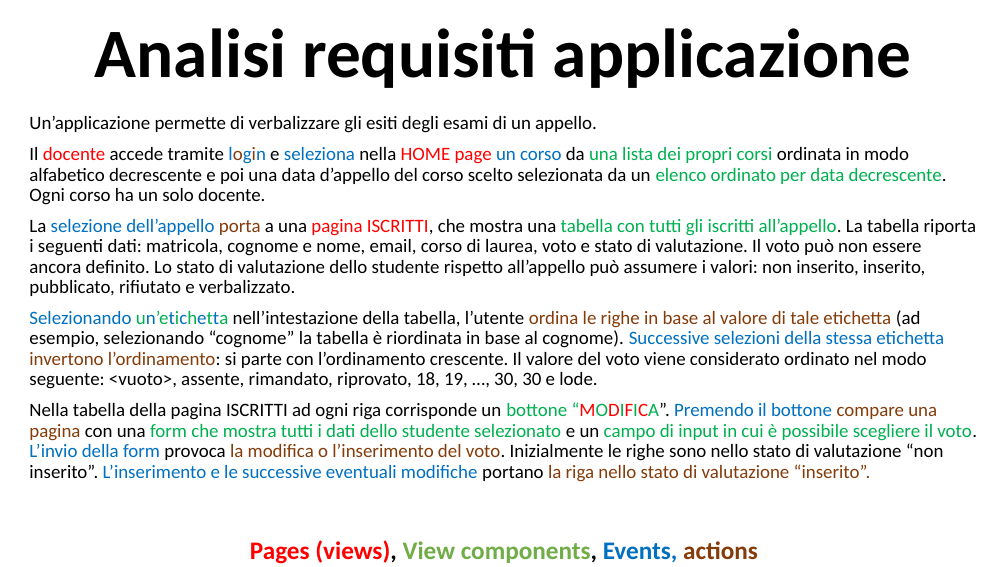
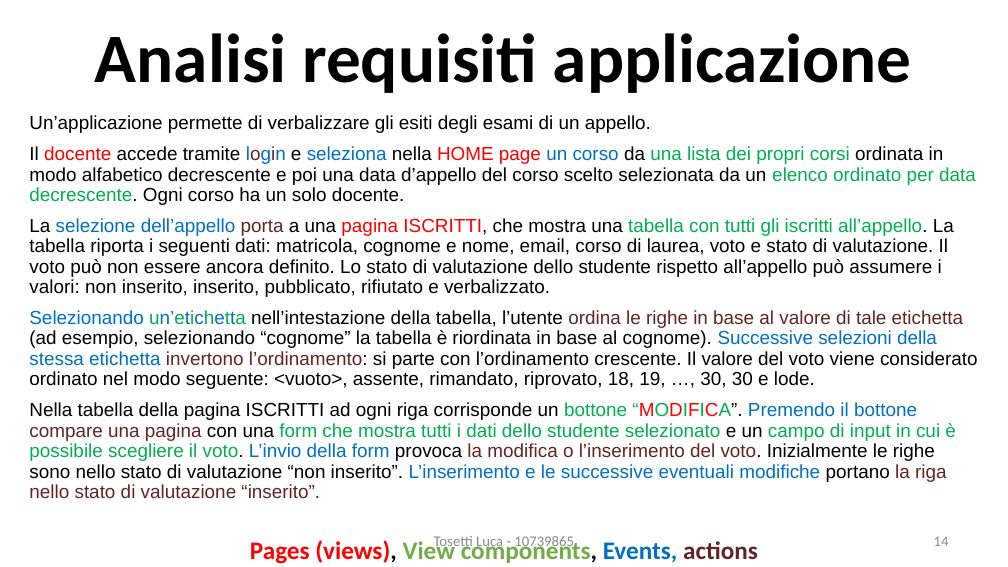
Before and after one commit to LucaTosetti01/ProgettoTIW, a slide deck: slide 14 of PresentazioneProgetto.pptx (slide 13 before the commit). Drawn at 1008x567 pixels with LibreOffice and Linux fonts; fonts in the diff are those of the drawing. Boxes give left, top, right and bottom in pixels: in the first picture for what was removed or moved away, otherwise in the second. Text is boxed around its words. In the diff, an @@ line names an element or a change of style, - is before the commit and + after.

Commit message:
Continuo documentazione
Completata la documentazione al 70%, elementi mancanti: Slide stati (?), Sequence Diagram della versione JS, ricontrollo finale

```diff
--- a/PresentazioneProgetto.pptx
+++ b/PresentazioneProgetto.pptx
@@ title "Analisi requisiti applicazione" at <box>95,33,912,93</box>: line spacing 0.9 to 1 @@
@@ text "Un’applicazione permette di verbalizzare gli ..." at <box>29,115,978,498</box>: font Calibri to Arial; text colour #843C0B to #632523 in "login", "porta", "ordina le righe in base al valore ...", "compare una pagina la modifica o l’inserimento ..." @@
@@ text "Pages (views), View components, Events, ..." at <box>250,538,758,564</box>: text colour #843C0B to #632523 in "actions" @@
@@ text added at <box>434,536,574,550</box>, 14 pt, text #888888 @@
+Tosetti Luca - 10739865
@@ page number added at <box>934,536,949,546</box>, 14 pt, text #888888 @@
+14
```
Also in this commit, not shown: 29 other slides changed, 19 slides added, 21 other files.
